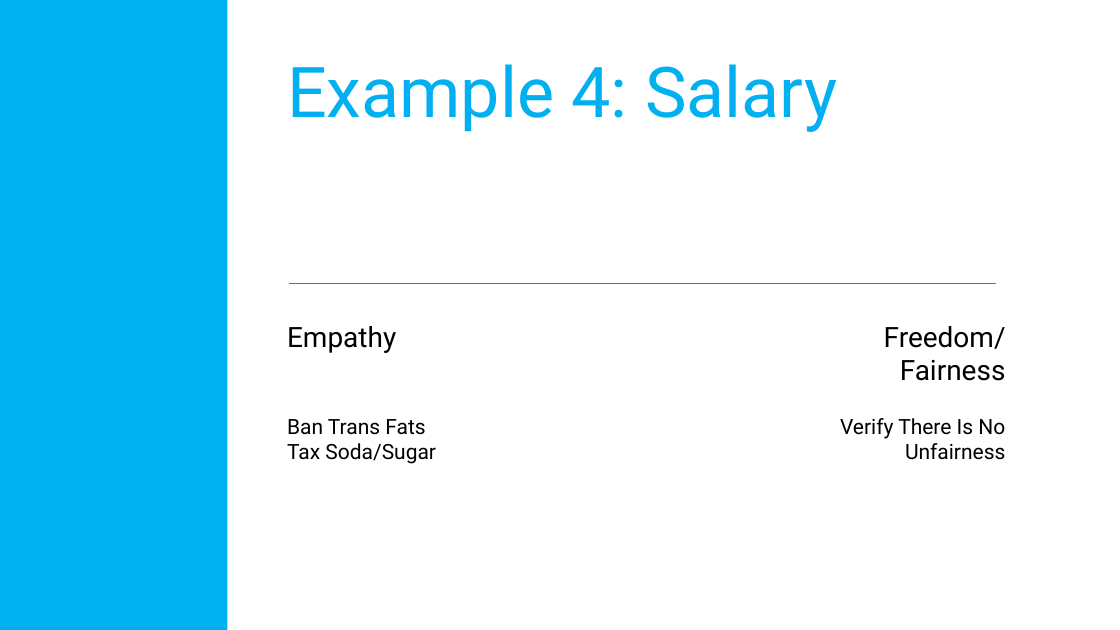
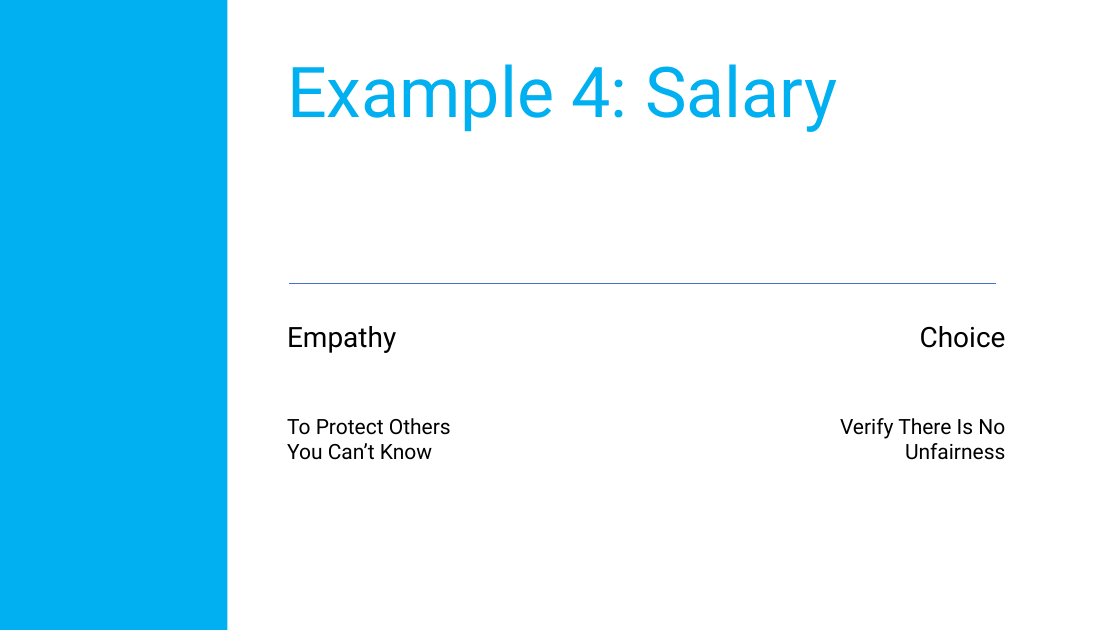
Before and after one commit to amadorchavez/amadorchavez.github.io, a slide deck: slide 21 of nifty/Culture.Values.pptx (slide 20 before the commit). Drawn at 1120x630 pixels with LibreOffice and Linux fonts; fonts in the diff are those of the drawing. Boxes give left, top, right and bottom in pixels: in the first picture for what was removed or moved away, otherwise in the second. Text is boxed around its words. In the diff, an @@ line names an element or a change of style, - is before the commit and + after.

```diff
--- a/nifty/Culture.Values.pptx
+++ b/nifty/Culture.Values.pptx
@@ text at [920, 326, 1006, 348]: text changed @@
-Freedom/ Fairness
+Choice
@@ text at [287, 418, 451, 460]: text changed @@
-Ban Trans Fats
-Tax Soda/Sugar
+To Protect Others You Can’t Know
```
Also in this commit, not shown: 11 other slides changed, 17 slides added, 2 slides removed, 49 other files.
